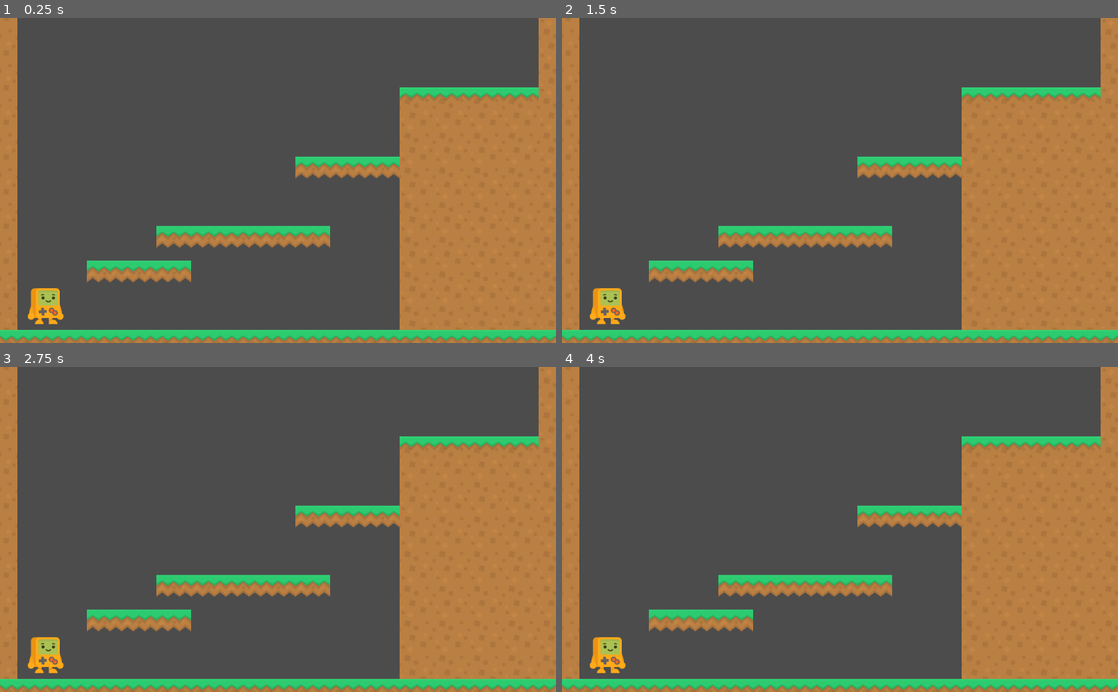
Above: before the commit, frames 1-4 (two rows, left to right).
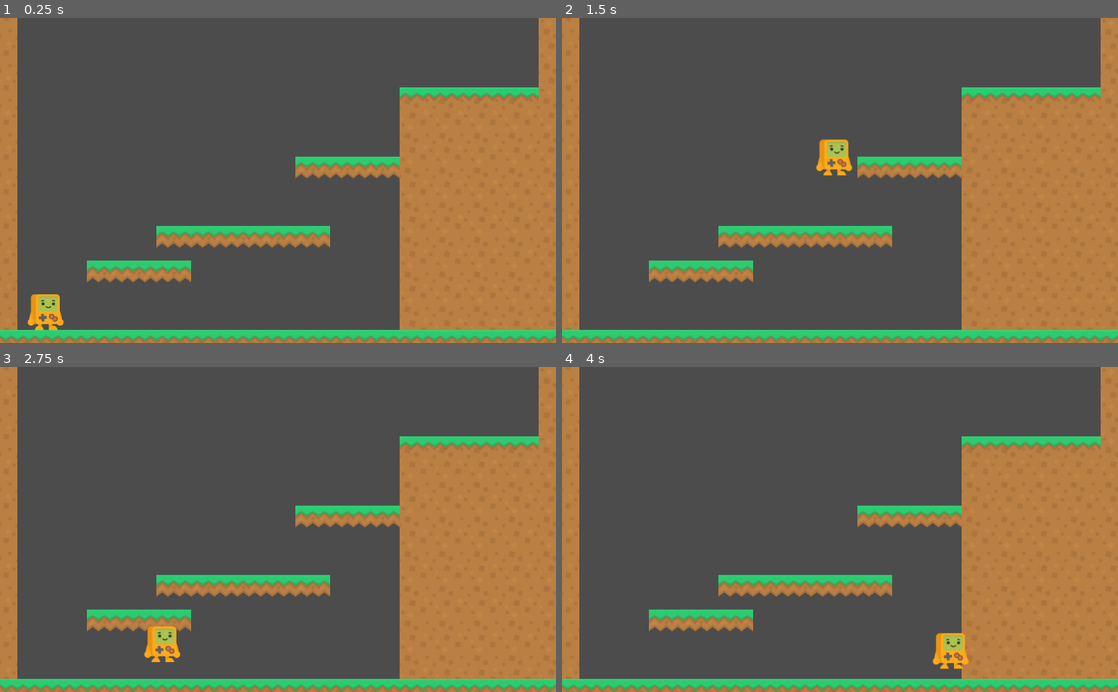
Above: after the commit, the same moments.

Repository: Norodix/GoGodot2
Game: Godot game, scene res://World.tscn
Same seed, same stepped clock (60 frames per second), same inputs: the game is played once before the commit and once after it.
Inputs (mouse positions are in pixels of both pictures, inside the frame that each line leads up to):
- Up to frame 1 (0.25 s): no input
- Up to frame 2 (1.5 s): tap Enter at 0.5 s; move the mouse to (962, 164) at 0.52 s; hold W (jump, bound only after the commit) 0.53-1.28 s; hold Right (ui_right) from 0.53 s (still down); click (962, 164) at 0.67 s; move the mouse to (728, 196) at 1.27 s; tap W (jump, bound only after the commit) at 1.35 s
- Up to frame 3 (2.75 s): tap W (jump, bound only after the commit) at 1.52, 1.82 s; move the mouse to (333, 458) at 2.02 s; release Right (ui_right) at 2.03 s; hold Left (ui_left) from 2.03 s (still down); hold W (jump, bound only after the commit) from 2.03 s (still down)
- Up to frame 4 (4 s): move the mouse to (812, 594) at 2.77 s; release Left (ui_left) at 2.78 s; release W (jump, bound only after the commit) at 2.78 s; hold Right (ui_right) from 2.78 s (still down); tap W (jump, bound only after the commit) at 2.85, 3.02, 3.32 s; click (812, 594) at 2.92 s; move the mouse to (1006, 578) at 3.52 s; hold W (jump, bound only after the commit) from 3.53 s (still down)

The runs differ from the first frame. In frame 1, 0.4% of the frame differs, in the area x 5-12%, y 83-97%; in frame 2, 1.1%, in the area x 5-53%, y 37-95%; in frame 3, 1.1%; in frame 4, 1.1%.

Commit message:
Basic platformer movement code

Diff:
--- /dev/null
+++ b/EnergyStreamer/Player.gd
@@ -0,0 +1,54 @@
+extends KinematicBody2D
+
+var max_speed = 800
+var acceleration_time = 0.1
+var deceleration_time = 0.2
+var jump_height = 64*2.5
+var gravity = 3000
+
+#calculated variables
+var acceleration
+var deceleration
+var jump_speed
+
+var velocity = Vector2.ZERO
+
+
+# Called when the node enters the scene tree for the first time.
+func _ready():
+	acceleration = max_speed / acceleration_time
+	deceleration = max_speed / deceleration_time
+	jump_speed = - sqrt(2*gravity*jump_height) #mgh = mv^2 / 2 => v = sqrt(2*g*h)
+	print(jump_speed)
+	pass # Replace with function body.
+
+
+func _physics_process(delta):
+	var right = Input.is_action_pressed("ui_right")
+	var left = Input.is_action_pressed("ui_left")
+
+	var adv = acceleration*delta
+	var ddv = deceleration*delta
+	var ground = is_on_floor()
+
+	if right:
+		velocity.x += adv
+	if left:
+		velocity.x -= adv
+
+	if(not right and not left): #slow down
+		if (abs(velocity.x) > ddv):
+			#slow down by dv
+			velocity.x -= sign(velocity.x) * ddv
+		else:
+			velocity.x = 0
+
+	#limit x movespeed
+	if (abs(velocity.x) > max_speed):
+		velocity.x = sign(velocity.x) * max_speed
+
+	velocity.y += gravity * delta
+	velocity = move_and_slide(velocity, Vector2.UP)
+	if Input.is_action_pressed("jump"):
+		if ground:
+			velocity.y = jump_speed
--- a/EnergyStreamer/Player.tscn
+++ b/EnergyStreamer/Player.tscn
@@ -1,12 +1,14 @@
-[gd_scene load_steps=4 format=2]
+[gd_scene load_steps=5 format=2]
 
 [ext_resource path="res://Assets/Sprites/platformerPack_character.png" type="Texture" id=1]
 [ext_resource path="res://EnergyController.tscn" type="PackedScene" id=2]
+[ext_resource path="res://Player.gd" type="Script" id=3]
 
 [sub_resource type="RectangleShape2D" id=1]
-extents = Vector2( 32, 32 )
+extents = Vector2( 20, 32 )
 
 [node name="Player" type="KinematicBody2D"]
+script = ExtResource( 3 )
 
 [node name="CollisionShape2D" type="CollisionShape2D" parent="."]
 position = Vector2( 0, -32 )
--- a/EnergyStreamer/project.godot
+++ b/EnergyStreamer/project.godot
@@ -20,9 +20,30 @@
 
 [input]
 
+ui_left={
+"deadzone": 0.5,
+"events": [ Object(InputEventKey,"resource_local_to_scene":false,"resource_name":"","device":0,"alt":false,"shift":false,"control":false,"meta":false,"command":false,"pressed":false,"scancode":16777231,"physical_scancode":0,"unicode":0,"echo":false,"script":null)
+, Object(InputEventJoypadButton,"resource_local_to_scene":false,"resource_name":"","device":0,"button_index":14,"pressure":0.0,"pressed":false,"script":null)
+, Object(InputEventKey,"resource_local_to_scene":false,"resource_name":"","device":0,"alt":false,"shift":false,"control":false,"meta":false,"command":false,"pressed":false,"scancode":0,"physical_scancode":65,"unicode":0,"echo":false,"script":null)
+ ]
+}
+ui_right={
+"deadzone": 0.5,
+"events": [ Object(InputEventKey,"resource_local_to_scene":false,"resource_name":"","device":0,"alt":false,"shift":false,"control":false,"meta":false,"command":false,"pressed":false,"scancode":16777233,"physical_scancode":0,"unicode":0,"echo":false,"script":null)
+, Object(InputEventJoypadButton,"resource_local_to_scene":false,"resource_name":"","device":0,"button_index":15,"pressure":0.0,"pressed":false,"script":null)
+, Object(InputEventKey,"resource_local_to_scene":false,"resource_name":"","device":0,"alt":false,"shift":false,"control":false,"meta":false,"command":false,"pressed":false,"scancode":0,"physical_scancode":68,"unicode":0,"echo":false,"script":null)
+ ]
+}
 ui_click={
 "deadzone": 0.5,
 "events": [ Object(InputEventMouseButton,"resource_local_to_scene":false,"resource_name":"","device":0,"alt":false,"shi …(212 unchanged characters)…
+ ]
+}
+jump={
+"deadzone": 0.5,
+"events": [ Object(InputEventKey,"resource_local_to_scene":false,"resource_name":"","device":0,"alt":false,"shift":false,"control":false,"meta":false,"command":false,"pressed":false,"scancode":0,"physical_scancode":87,"unicode":0,"echo":false,"script":null)
+, Object(InputEventKey,"resource_local_to_scene":false,"resource_name":"","device":0,"alt":false,"shift":false,"control":false,"meta":false,"command":false,"pressed":false,"scancode":0,"physical_scancode":32,"unicode":0,"echo":false,"script":null)
+, Object(InputEventKey,"resource_local_to_scene":false,"resource_name":"","device":0,"alt":false,"shift":false,"control":false,"meta":false,"command":false,"pressed":false,"scancode":0,"physical_scancode":16777232,"unicode":0,"echo":false,"script":null)
  ]
 }
 
